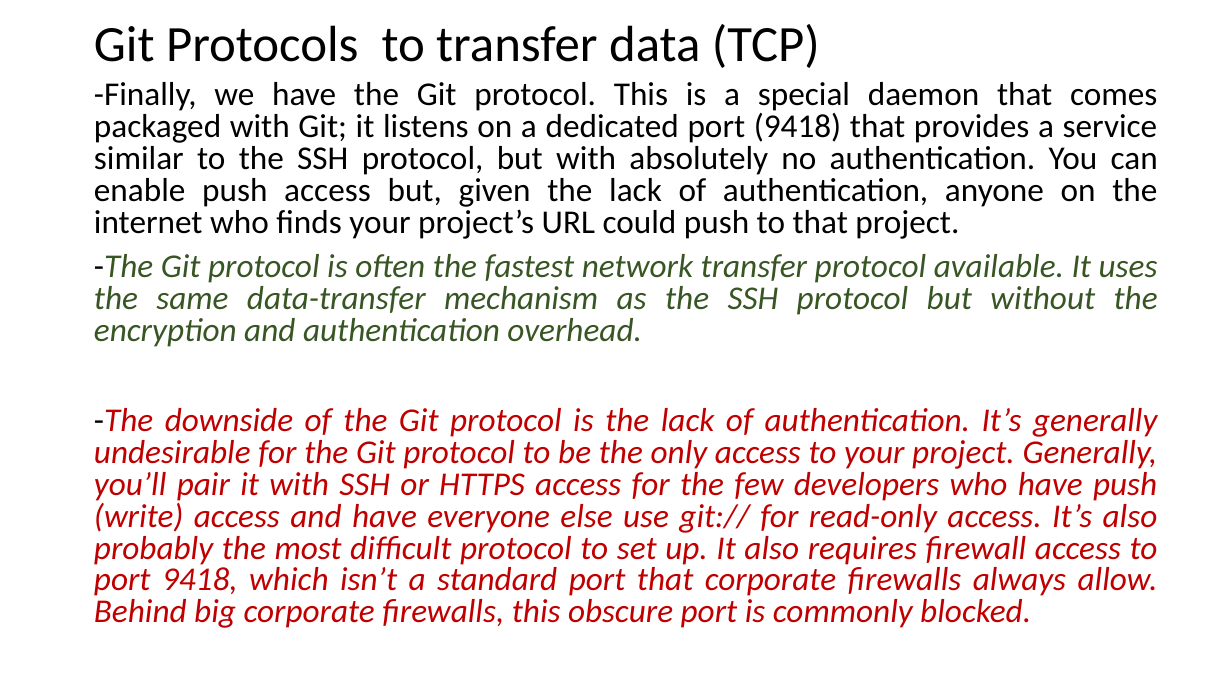
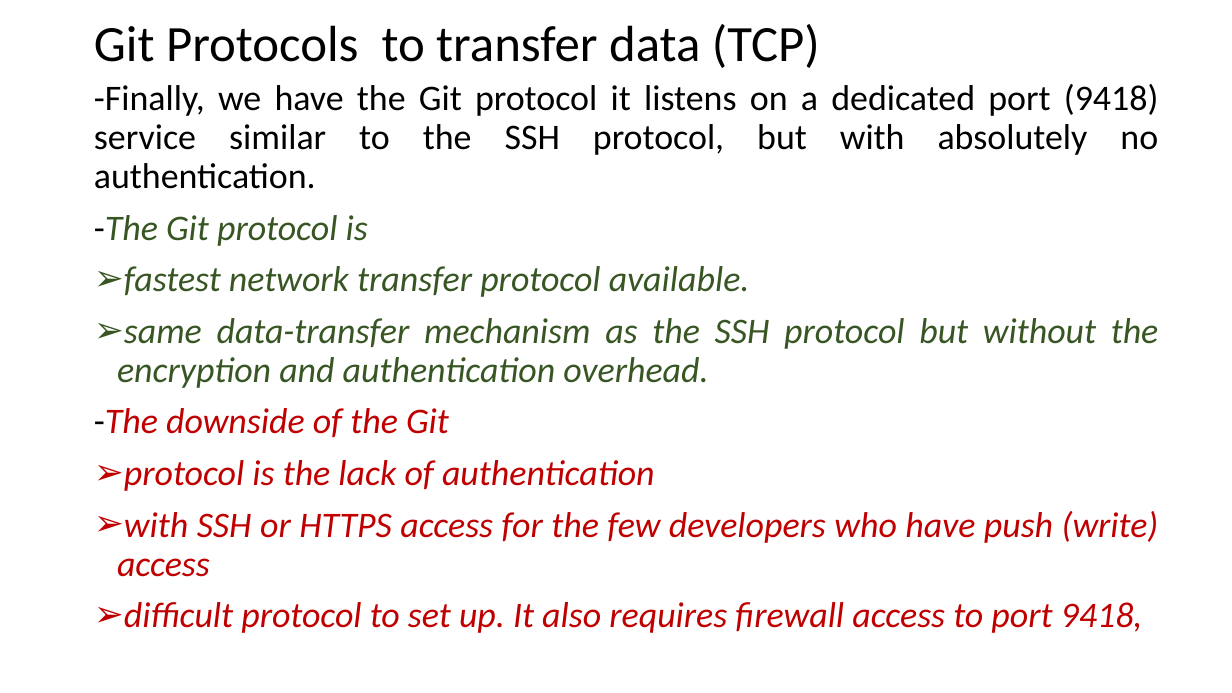
Before and after one commit to mhgulen/Dosyalar, a slide deck: slide 18 of Version Control Protocols.pptx (slide 20 before the commit). Drawn at 1232x693 pixels with LibreOffice and Linux fonts; fonts in the diff are those of the drawing. Boxes give left, top, right and bottom in pixels: in the first picture for what was removed or moved away, otherwise in the second. Text is boxed around its words. In the diff, an @@ line names an element or a change of style, - is before the commit and + after.

```diff
--- a/Version Control Protocols.pptx
+++ b/Version Control Protocols.pptx
@@ text at [94, 84, 1159, 633]: text changed; size 25.9 to 28 pt @@
--Finally, we have the Git protocol. This is a special daemon that comes packaged with Git; it listens on a dedicated port (9418) that provides a service similar to the SSH protocol, but with absolutely no authentication. You can enable push access but, given the lack of authentication, anyone on the internet who finds your project’s URL could push to that project.
--The Git protocol is often the fastest network transfer protocol available. It uses the same data-transfer mechanism as the SSH protocol but without the encryption and authentication overhead.
--The downside of the Git protocol is the lack of authentication. It’s generally undesirable for the Git protocol to be the only access to your project. Generally, you’ll pair it with SSH or HTTPS access for the few developers who have push (write) access and have everyone else use git:// for read-only access. It’s also probably the most difficult protocol to set up. It also requires firewall access to port 9418, which isn’t a standard port that corporate firewalls always allow. Behind big corporate firewalls, this obscure port is commonly blocked.
+-Finally, we have the Git protocol it listens on a dedicated port (9418) service similar to the SSH protocol, but with absolutely no authentication.
+-The Git protocol is
+➢ fastest network transfer protocol available.
+➢ same data-transfer mechanism as the SSH protocol but without the encryption and authentication overhead.
+-The downside of the Git
+➢ protocol is the lack of authentication
+➢ with SSH or HTTPS access for the few developers who have push (write) access
+➢ difficult protocol to set up. It also requires firewall access to port 9418,
```
Also in this commit, not shown: 13 other slides changed, 2 slides removed.
